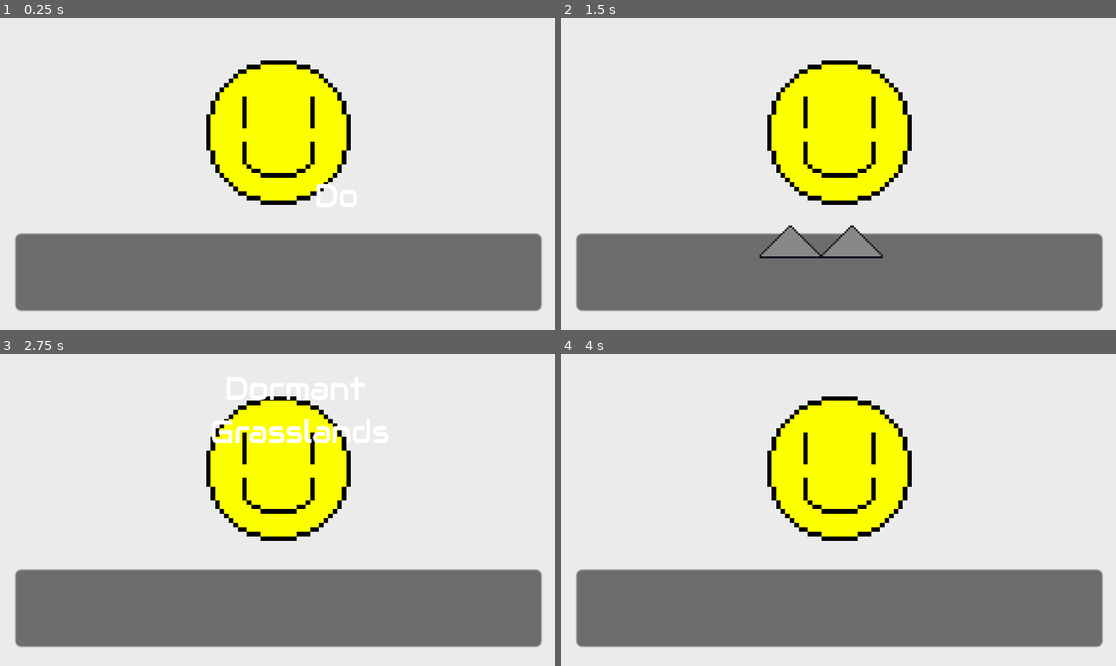
Above: before the commit, frames 1-4 (two rows, left to right).
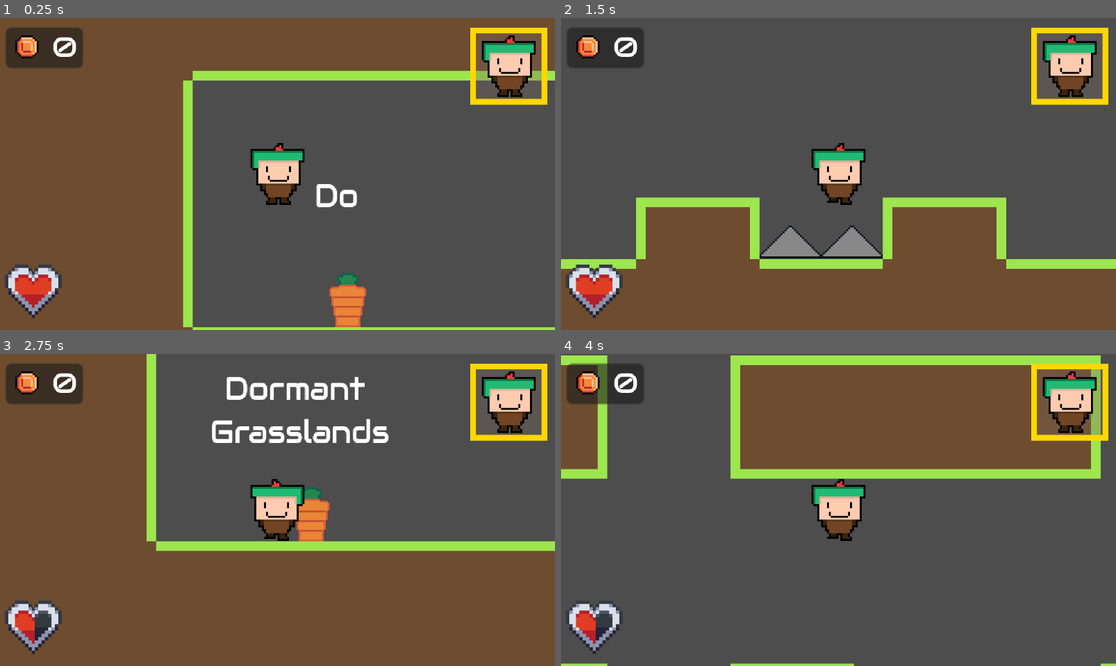
Above: after the commit, the same moments.

Repository: PenguWoodGanon/Path-of-Pablo
Game: Godot game, scene res://Scenes/Levels/dormant_grasslands.tscn
Two runs of this game, one before a commit and one after it. Both use one fixed random seed, a clock stepped at 60 frames per second and the inputs below. This scene is started directly instead of the project's main scene.
Inputs:
- Up to frame 1 (0.25 s): no input
- Up to frame 2 (1.5 s): tap Enter at 0.5, 1.25 s; hold D (right) from 0.53 s (still down); tap W (jump) at 0.6, 0.77, 1.07 s; tap C (character_selection) at 1.35 s
- Up to frame 3 (2.75 s): tap W (jump) at 1.52, 1.55, 1.82, 2.3 s; tap Enter at 2 s; release D (right) at 2.03 s; hold A (left) from 2.03 s (still down); tap - (minus) at 2.1 s
- Up to frame 4 (4 s): tap Enter at 2.75, 3.5 s; release A (left) at 2.78 s; hold D (right) from 2.78 s (still down); tap = (plus) at 2.85 s; tap W (jump) at 3.02, 3.05, 3.32, 3.6, 3.77 s

The runs differ from the first frame. In frame 1, 100% of the frame differs, in the area x 0-100%, y 0-100%; in frame 2, 98%; in frame 3, 98%; in frame 4, 100%.

Commit message:
Edited the Character Moving Function

Diff:
--- a/Godot - Path of Pablo/Scenes/Levels/dormant_grasslands.tscn
+++ b/Godot - Path of Pablo/Scenes/Levels/dormant_grasslands.tscn
@@ -57,6 +57,9 @@
 physics_layer_0/collision_layer = 1
 sources/1 = SubResource("TileSetAtlasSource_c0ihv")
 
+[sub_resource type="StyleBoxFlat" id="StyleBoxFlat_e1dbv"]
+bg_color = Color(0.92099476, 0.9209946, 0.9209946, 1)
+
 [sub_resource type="StyleBoxFlat" id="StyleBoxFlat_y0hb7"]
 bg_color = Color(0.6, 0.6, 0.6, 0)
 
@@ -353,8 +356,8 @@
 "speed": 6.0
 }]
 
-[sub_resource type="StyleBoxFlat" id="StyleBoxFlat_e1dbv"]
-bg_color = Color(0.92099476, 0.9209946, 0.9209946, 1)
+[sub_resource type="StyleBoxFlat" id="StyleBoxFlat_ir0mu"]
+bg_color = Color(0.6, 0.6, 0.6, 0)
 
 [node name="Dormant Grasslands" type="Node2D"]
 script = ExtResource("1_e1dbv")
@@ -366,6 +369,33 @@
 
 [node name="Global_Characters" parent="." instance=ExtResource("2_dl4dk")]
 position = Vector2(-20, -108)
+
+[node name="Mr Smiley Talk Panel" type="Panel" parent="Global_Characters"]
+offset_left = -145.0
+offset_top = -81.0
+offset_right = 145.0
+offset_bottom = 81.0
+theme_override_styles/panel = SubResource("StyleBoxFlat_e1dbv")
+
+[node name="Sprite2D" type="Sprite2D" parent="Global_Characters/Mr Smiley Talk Panel"]
+position = Vector2(145.5, 59.5)
+scale = Vector2(2.34375, 2.34375)
+texture = ExtResource("8_e1dbv")
+
+[node name="Panel" type="Panel" parent="Global_Characters/Mr Smiley Talk Panel"]
+layout_mode = 0
+offset_left = 9.0
+offset_top = 112.0
+offset_right = 282.0
+offset_bottom = 152.0
+
+[node name="Label" type="Label" parent="Global_Characters/Mr Smiley Talk Panel/Panel"]
+layout_mode = 1
+anchors_preset = 15
+anchor_right = 1.0
+anchor_bottom = 1.0
+grow_horizontal = 2
+grow_vertical = 2
 
 [node name="Camera2D" type="Camera2D" parent="Global_Characters"]
 zoom = Vector2(4, 4)
@@ -421,33 +451,6 @@
 theme_override_font_sizes/font_size = 50
 text = "x"
 horizontal_alignment = 1
-
-[node name="Mr Smiley Talk Panel" type="Panel" parent="Global_Characters"]
-offset_left = -145.0
-offset_top = -81.0
-offset_right = 145.0
-offset_bottom = 81.0
-theme_override_styles/panel = SubResource("StyleBoxFlat_e1dbv")
-
-[node name="Sprite2D" type="Sprite2D" parent="Global_Characters/Mr Smiley Talk Panel"]
-position = Vector2(145.5, 59.5)
-scale = Vector2(2.34375, 2.34375)
-texture = ExtResource("8_e1dbv")
-
-[node name="Panel" type="Panel" parent="Global_Characters/Mr Smiley Talk Panel"]
-layout_mode = 0
-offset_left = 9.0
-offset_top = 112.0
-offset_right = 282.0
-offset_bottom = 152.0
-
-[node name="Label" type="Label" parent="Global_Characters/Mr Smiley Talk Panel/Panel"]
-layout_mode = 1
-anchors_preset = 15
-anchor_right = 1.0
-anchor_bottom = 1.0
-grow_horizontal = 2
-grow_vertical = 2
 
 [node name="Title" type="Label" parent="."]
 offset_left = -35.999996
@@ -502,32 +505,31 @@
 [node name="MrSmiley Event" type="Node" parent="."]
 
 [node name="MrSmiley" type="Sprite2D" parent="MrSmiley Event"]
-position = Vector2(244, -400)
+position = Vector2(333, -400.00003)
 texture = ExtResource("8_e1dbv")
 
-[node name="mr_smiley" type="Button" parent="MrSmiley Event/MrSmiley"]
-anchors_preset = 15
-anchor_right = 1.0
-anchor_bottom = 1.0
-offset_left = -16.0
-offset_top = -16.0
-offset_right = -16.0
-offset_bottom = -16.0
-grow_horizontal = 2
-grow_vertical = 2
-flat = true
-
 [node name="Label" type="Label" parent="MrSmiley Event"]
-offset_left = 183.99998
+offset_left = 272.0
 offset_top = -439.99997
-offset_right = 635.0
+offset_right = 723.0
 offset_bottom = -374.99997
 scale = Vector2(0.27887255, 0.27887255)
 theme_override_fonts/font = ExtResource("14_15son")
 theme_override_font_sizes/font_size = 50
 text = "Click to Interact"
 
-[connection signal="pressed" from="MrSmiley Event/MrSmiley/mr_smiley" to="." method="_on_mr_smiley_pressed"]
+[node name="Button" type="Button" parent="MrSmiley Event"]
+offset_left = 314.0
+offset_top = -419.0
+offset_right = 352.0
+offset_bottom = -384.00003
+theme_override_styles/normal = SubResource("StyleBoxFlat_ir0mu")
+theme_override_styles/pressed = SubResource("StyleBoxFlat_ir0mu")
+theme_override_styles/hover = SubResource("StyleBoxFlat_ir0mu")
+theme_override_styles/disabled = SubResource("StyleBoxFlat_ir0mu")
+theme_override_styles/focus = SubResource("StyleBoxFlat_ir0mu")
+
+[connection signal="pressed" from="MrSmiley Event/Button" to="." method="_on_mr_smiley_pressed"]
 
 [editable path="Spikes/Spikes2"]
 [editable path="Spikes/Spikes"]
--- a/Godot - Path of Pablo/Scripts/dormant_grasslands.gd
+++ b/Godot - Path of Pablo/Scripts/dormant_grasslands.gd
@@ -1,9 +1,31 @@
 extends Node2D
 
 var talked = false
+@onready var mr_smiley_talk_panel = $"Global_Characters/Mr Smiley Talk Panel"
+@onready var mr_smiley = $"MrSmiley Event/MrSmiley"
+@onready var label = $"MrSmiley Event/Label"
+@onready var mr_smiley_button = $"MrSmiley Event/Button"
+@onready var hud = $Global_Characters/HUD
+
+
+
+func _ready():
+	mr_smiley_talk_panel.visible = false
+	mr_smiley.visible = true
+	label.visible = true
+	mr_smiley_button.visible = true
+	hud.visible = true
 
 func _on_mr_smiley_pressed():
-	mr_smiley_talk()
+	if talked == false:
+		mr_smiley_talk()
+	print("works")
 
 func mr_smiley_talk():
 	talked = true
+	mr_smiley_talk_panel.visible = true
+	mr_smiley.visible = false
+	label.visible = false
+	mr_smiley_button.visible = false
+	hud.visible = false
+	Global.char_move = false
--- a/Godot - Path of Pablo/Scripts/global_characters.gd
+++ b/Godot - Path of Pablo/Scripts/global_characters.gd
@@ -10,99 +10,100 @@
 	print_hitbox_size()
 
 func _physics_process(delta):
-	#Hitbox Resizing
-	if Global.char_pablo == true:
-		hitbox.shape.size = Vector2(28, 32.5)
-	if Global.char_mrsmiley == true:
-		hitbox.shape.size = Vector2(32, 32.5)
-	if Global.char_speed == true:
-		hitbox.shape.size = Vector2(32, 32.5)
-	if Global.char_knight == true:
-		hitbox.shape.size = Vector2(32, 32.5)
-	if Global.char_megapablo == true:
-		hitbox.shape.size = Vector2(28, 32.5)
-	if Global.char_paul == true:
-		hitbox.shape.size = Vector2(32, 32.5)
-	if Global.char_slime == true:
-		hitbox.shape.size = Vector2(32, 16.5)
-	if Global.char_donut == true:
-		hitbox.shape.size = Vector2(32, 32.5)
-	#Gravity
-	if not is_on_floor():
-		velocity += get_gravity() * delta
+	if Global.char_move == true:
+		#Hitbox Resizing
 		if Global.char_pablo == true:
-			anim_sprite.play("pablo_default")
+			hitbox.shape.size = Vector2(28, 32.5)
 		if Global.char_mrsmiley == true:
-			anim_sprite.play("mr_smiley_default")
+			hitbox.shape.size = Vector2(32, 32.5)
 		if Global.char_speed == true:
-			anim_sprite.play("speed_default")
+			hitbox.shape.size = Vector2(32, 32.5)
+		if Global.char_knight == true:
+			hitbox.shape.size = Vector2(32, 32.5)
 		if Global.char_megapablo == true:
-			anim_sprite.play("megapablo_default")
-		if Global.char_knight == true:
-			anim_sprite.play("knight_default")
+			hitbox.shape.size = Vector2(28, 32.5)
 		if Global.char_paul == true:
-			anim_sprite.play("paul_default")
+			hitbox.shape.size = Vector2(32, 32.5)
 		if Global.char_slime == true:
-			anim_sprite.play("slime_default")
+			hitbox.shape.size = Vector2(32, 16.5)
 		if Global.char_donut == true:
-			anim_sprite.play("donut_default")
-	#Jump
-	if Input.is_action_just_pressed("jump") and is_on_floor():
-		velocity.y = JUMP_VELOCITY
-		if Global.char_slime == true:
-			anim_sprite.play("slime_default")
-	#Direction
-	var direction = Input.get_axis("left", "right")
-	#Flip the sprite
-	if direction > 0:
-		anim_sprite.flip_h = false
-	if direction < 0:
-		anim_sprite.flip_h = true
-	#Moving left and right
-	if direction:
-		velocity.x = direction * SPEED
-		if Global.char_pablo == true:
-			anim_sprite.play("pablo_run")
-		if Global.char_mrsmiley == true:
-			anim_sprite.play("mr_smiley_run")
+			hitbox.shape.size = Vector2(32, 32.5)
+		#Gravity
+		if not is_on_floor():
+			velocity += get_gravity() * delta
+			if Global.char_pablo == true:
+				anim_sprite.play("pablo_default")
+			if Global.char_mrsmiley == true:
+				anim_sprite.play("mr_smiley_default")
+			if Global.char_speed == true:
+				anim_sprite.play("speed_default")
+			if Global.char_megapablo == true:
+				anim_sprite.play("megapablo_default")
+			if Global.char_knight == true:
+				anim_sprite.play("knight_default")
+			if Global.char_paul == true:
+				anim_sprite.play("paul_default")
+			if Global.char_slime == true:
+				anim_sprite.play("slime_default")
+			if Global.char_donut == true:
+				anim_sprite.play("donut_default")
+		#Jump
+		if Input.is_action_just_pressed("jump") and is_on_floor():
+			velocity.y = JUMP_VELOCITY
+			if Global.char_slime == true:
+				anim_sprite.play("slime_default")
+		#Direction
+		var direction = Input.get_axis("left", "right")
+		#Flip the sprite
+		if direction > 0:
+			anim_sprite.flip_h = false
+		if direction < 0:
+			anim_sprite.flip_h = true
+		#Moving left and right
+		if direction:
+			velocity.x = direction * SPEED
+			if Global.char_pablo == true:
+				anim_sprite.play("pablo_run")
+			if Global.char_mrsmiley == true:
+				anim_sprite.play("mr_smiley_run")
+			if Global.char_speed == true:
+				anim_sprite.play("speed_run")
+			if Global.char_megapablo == true:
+				anim_sprite.play("megapablo_run")
+			if Global.char_knight == true:
+				anim_sprite.play("knight_run")
+			if Global.char_paul == true:
+				anim_sprite.play("paul_run")
+			if Global.char_slime == true:
+				anim_sprite.play("slime_run")
+			if Global.char_donut == true:
+				anim_sprite.play("donut_run")
+		else:
+			velocity.x = move_toward(velocity.x, 0, SPEED)
+		#Idle
+		if is_on_floor() == true and direction == 0:
+			if Global.char_pablo == true:
+				anim_sprite.play("pablo_idle")
+			if Global.char_mrsmiley == true:
+				anim_sprite.play("mr_smiley_idle")
+			if Global.char_speed == true:
+				anim_sprite.play("speed_idle")
+			if Global.char_megapablo == true:
+				anim_sprite.play("megapablo_idle")
+			if Global.char_knight == true:
+				anim_sprite.play("knight_idle")
+			if Global.char_paul == true:
+				anim_sprite.play("paul_idle")
+			if Global.char_slime == true:
+				anim_sprite.play("slime_idle")
+			if Global.char_donut == true:
+				anim_sprite.play("donut_idle")
+		# Speed's speed
 		if Global.char_speed == true:
-			anim_sprite.play("speed_run")
-		if Global.char_megapablo == true:
-			anim_sprite.play("megapablo_run")
-		if Global.char_knight == true:
-			anim_sprite.play("knight_run")
-		if Global.char_paul == true:
-			anim_sprite.play("paul_run")
-		if Global.char_slime == true:
-			anim_sprite.play("slime_run")
-		if Global.char_donut == true:
-			anim_sprite.play("donut_run")
-	else:
-		velocity.x = move_toward(velocity.x, 0, SPEED)
-	#Idle
-	if is_on_floor() == true and direction == 0:
-		if Global.char_pablo == true:
-			anim_sprite.play("pablo_idle")
-		if Global.char_mrsmiley == true:
-			anim_sprite.play("mr_smiley_idle")
-		if Global.char_speed == true:
-			anim_sprite.play("speed_idle")
-		if Global.char_megapablo == true:
-			anim_sprite.play("megapablo_idle")
-		if Global.char_knight == true:
-			anim_sprite.play("knight_idle")
-		if Global.char_paul == true:
-			anim_sprite.play("paul_idle")
-		if Global.char_slime == true:
-			anim_sprite.play("slime_idle")
-		if Global.char_donut == true:
-			anim_sprite.play("donut_idle")
-	# Speed's speed
-	if Global.char_speed == true:
-		SPEED = 400
-	else:
-		SPEED = 300
-	move_and_slide()
+			SPEED = 400
+		else:
+			SPEED = 300
+		move_and_slide()
 
 func print_hitbox_size():
 	print("Width: ", hitbox.shape.size.x)
--- a/Godot - Path of Pablo/global.gd
+++ b/Godot - Path of Pablo/global.gd
@@ -12,7 +12,7 @@
 var coins = 0
 var cursortower = false
 var deluxe = false
-var char_move = false
+var char_move = true
 
 func _process(_delta):
 	if health == 5:
Not shown: 1 places in Godot - Path of Pablo/Scenes/Levels/dormant_grasslands.tscn that only renumber resources
